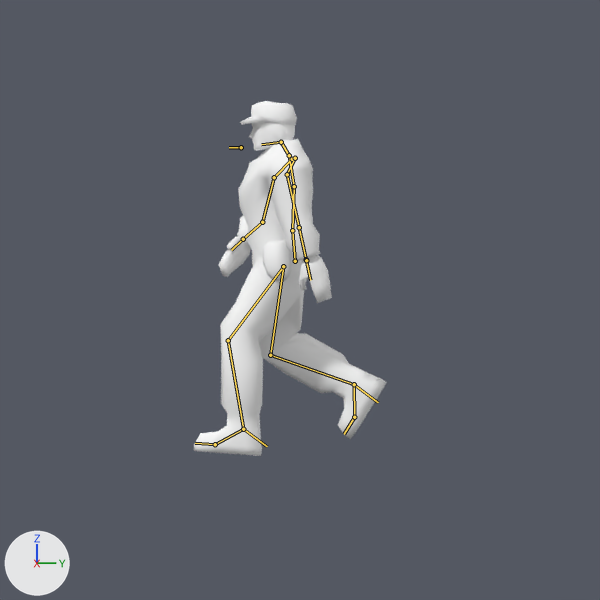
The Blender file trunk/data/blender/hero/heroken.blend: old version first, new version second.
One viewpoint serves both versions: the file's camera 'Camera'. The lights are fixed; the arrows at lower left show +X, +Y and +Z. Both versions are drawn at the pose saved in each file; the numbers are the values there. The bones that bend it are drawn over the model as lines.
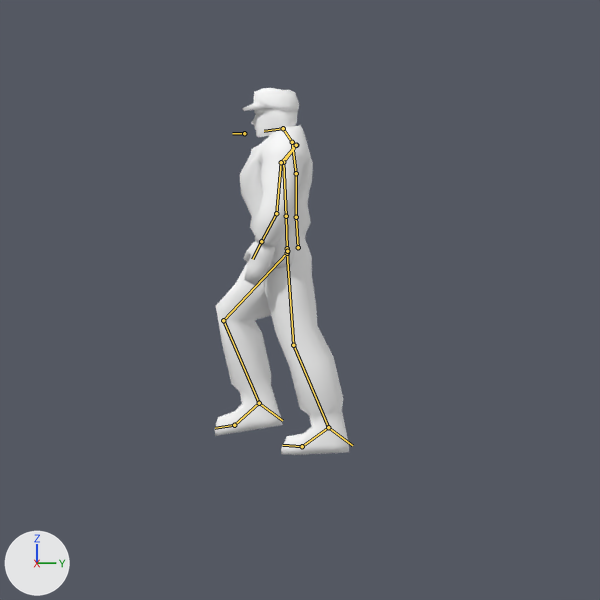
Changed parts and their boxes [x1, y1, x2, y2] in the pictures (600 x 600 px):
'Cube.019', posed (30% narrower): before [194, 139, 387, 456]; after [215, 125, 349, 455]
'Cube.001', posed: before [240, 101, 297, 151]; after [242, 88, 299, 137]
bone 'Hip', root to tip: before (295, 261) to (292, 230); after (298, 247) to (296, 217)
bone 'Rower Back', root to tip: before (292, 230) to (294, 186); after (296, 217) to (296, 173)
bone 'Upper Back', root to tip: before (294, 186) to (289, 155); after (296, 173) to (292, 142)
bone 'Neck', root to tip: before (289, 155) to (281, 142); after (292, 142) to (283, 128)
bone 'Upper Leg.R', root to tip: before (283, 266) to (270, 355); after (287, 253) to (223, 320)
bone 'Foot.R', root to tip: before (354, 384) to (354, 417); after (259, 403) to (234, 425)
bone 'Upper Leg.L', root to tip: before (283, 266) to (228, 340); after (287, 253) to (293, 345)
bone 'Foot.L', root to tip: before (243, 429) to (215, 444); after (328, 427) to (302, 446)
bone 'Toes.L', root to tip: before (215, 444) to (195, 443); after (302, 446) to (282, 445)
bone 'IK_Forearm.L', root to tip: before (306, 260) to (306, 262); after (261, 241) to (261, 243)
bone 'IK_Forearm.R', root to tip: before (243, 239) to (243, 241); after (287, 251) to (287, 253)
bone 'IK_Lower Leg.R', root to tip: before (354, 384) to (378, 402); after (259, 403) to (282, 420)
bone 'IK_Lower Leg.L', root to tip: before (243, 429) to (267, 446); after (328, 427) to (352, 445)
bone 'HeadIK', root to tip: before (241, 147) to (229, 147); after (244, 133) to (232, 133)

The change in detail:
Bone 'Hip' (bone_hip) moves from (0.0, -0.183, 0.05) to (0.024, -0.023, -0.001).
Bone 'Rower Back' (bone_rower_back) turns from (10, 3, 1) to (12, -1, 0) degrees about its own x, y and z.
Bone 'Upper Back' (bone_upper_back) turns from (0, 4, 1) to (-5, -1, 0) degrees about its own x, y and z.
Bone 'Neck' (bone_neck) turns from (-9, 0, 0) to (-5, 0, 1) degrees about its own x, y and z.
Bone 'Upper Leg.R' (bone_upper_leg_r) turns from (0, 0, 0) to (-4, -24, -2) degrees about its own x, y and z.
Bone 'Foot.R' (bone_foot_r) turns from (-3, -6, 4) to (-4, 6, 22) degrees about its own x, y and z.
Bone 'Upper Leg.L' (bone_upper_leg_l) turns from (-4, 22, 2) to (0, -2, 0) degrees about its own x, y and z.
Bone 'Foot.L' (bone_foot_l) turns from (-4, -5, -20) to (-10, 6, -2) degrees about its own x, y and z.
Bone 'Toes.L' (bone_toes_l) turns from (0, 0, 0) to (8, 0, 0) degrees about its own x, y and z.
Bone 'IK_Forearm.L' (bone_ik_forearm_l) moves from (-0.78, -1.297, -0.177) to (-0.816, -1.067, 0.369).
Bone 'IK_Forearm.R' (bone_ik_forearm_r) moves from (0.85, -1.043, 0.594) to (0.779, -1.182, 0.055).
Bone 'IK_Lower Leg.R' (bone_ik_lower_leg_r) moves from (0.2, 0.269, 0.883) to (0.228, -0.53, 0.009).
Bone 'IK_Lower Leg.L' (bone_ik_lower_leg_l) moves from (-0.2, -0.492, -0.357) to (-0.2, 0.331, 0.274).
Bone 'HeadIK' (bone_headik) moves from (0.0, 0.407, -0.247) to (-0.016, 0.365, -0.081).
